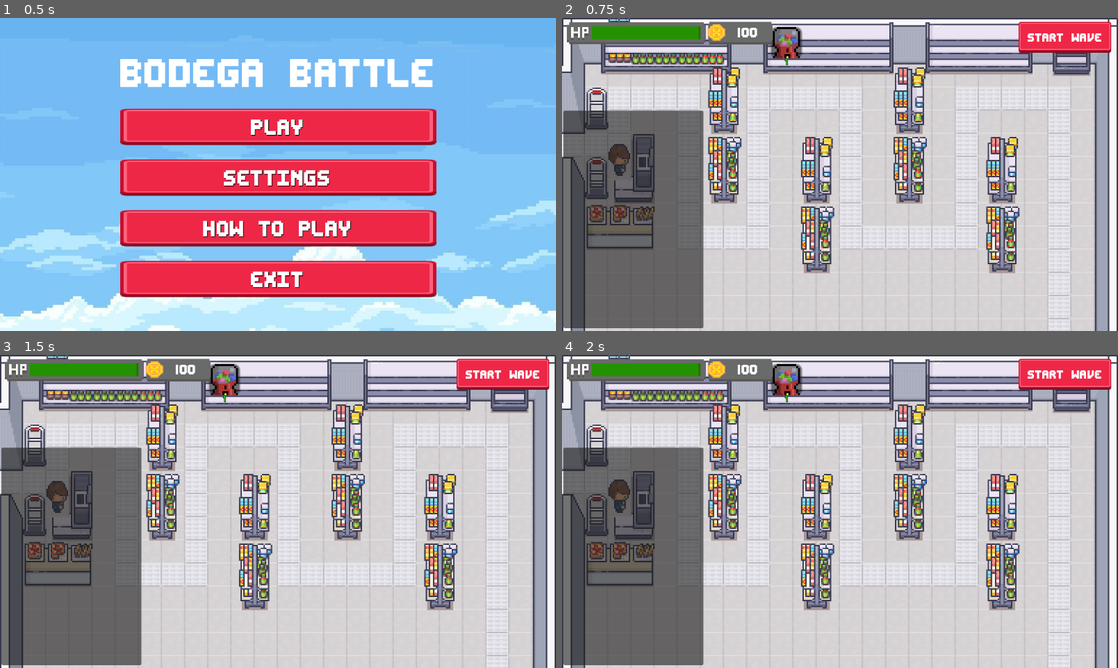
Above: before the commit, frames 1-4 (two rows, left to right).
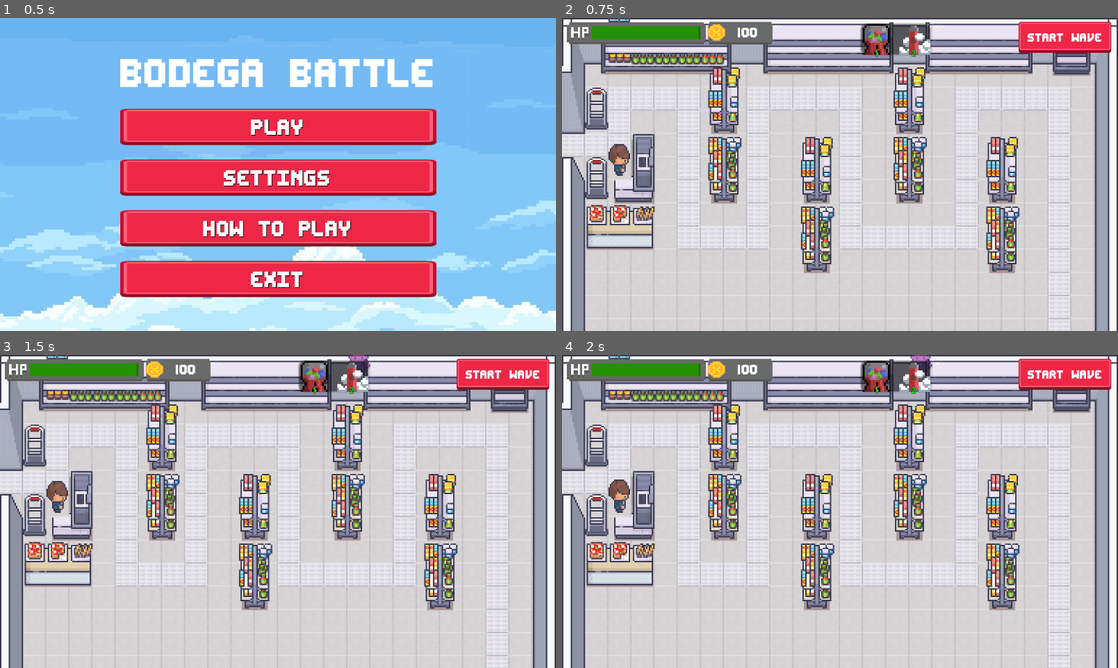
Above: after the commit, the same moments.

Repository: s27459-pj/bodega-battle
Game: Godot game, scene res://scene/scene_handler/scene_handler.tscn
Same seed, same stepped clock (60 frames per second), same inputs: the game is played once before the commit and once after it.
Inputs (mouse positions are in pixels of both pictures, inside the frame that each line leads up to):
- Up to frame 1 (0.5 s): no input
- Up to frame 2 (0.75 s): click "PLAY" at 0.5 s
- Up to frame 3 (1.5 s): click (350, 376) at 1.27 s
- Up to frame 4 (2 s): no input

Frame 1 is identical in both runs. In frame 2, 19% of the frame differs, in the area x 0-67%, y 1-100%; in frame 3, 19%, in the area x 0-67%, y 0-100%; in frame 4, 19%.

Commit message:
New enemy (#37)
* added sprzedawca e-papierosów enemie

* added placement

* updated readme

* changed bullet speed

Diff:
--- a/objects/defences/Ammo.tscn
+++ b/objects/defences/basic-turret/Ammo.tscn
@@ -1,6 +1,6 @@
 [gd_scene load_steps=4 format=3 uid="uid://b8t5wttaarxcv"]
 
-[ext_resource type="Script" uid="uid://b0festkbcgjfp" path="res://objects/defences/ammo.gd" id="1_eu06r"]
+[ext_resource type="Script" uid="uid://b0festkbcgjfp" path="res://objects/defences/basic-turret/ammo.gd" id="1_eu06r"]
 [ext_resource type="Texture2D" uid="uid://dyn7xm152kns2" path="res://assets/sprites/defences/gumball.png" id="2_tesr6"]
 
 [sub_resource type="RectangleShape2D" id="RectangleShape2D_vp2ik"]
--- a/objects/defences/gum-turret.tscn
+++ b/objects/defences/basic-turret/gum-turret.tscn
@@ -1,8 +1,8 @@
 [gd_scene load_steps=4 format=3 uid="uid://c4iiq85v5yxys"]
 
-[ext_resource type="Script" uid="uid://bqefudl30vnyu" path="res://objects/defences/gum_turret-logic.gd" id="1_akpdl"]
+[ext_resource type="Script" uid="uid://bqefudl30vnyu" path="res://objects/defences/basic-turret/gum_turret-logic.gd" id="1_akpdl"]
 [ext_resource type="Texture2D" uid="uid://dyn7xm152kns2" path="res://assets/sprites/defences/gumball.png" id="1_h0vw2"]
-[ext_resource type="PackedScene" uid="uid://b8t5wttaarxcv" path="res://objects/defences/Ammo.tscn" id="2_s3fyw"]
+[ext_resource type="PackedScene" uid="uid://b8t5wttaarxcv" path="res://objects/defences/basic-turret/Ammo.tscn" id="2_s3fyw"]
 
 [node name="Gum-turret" type="Node2D"]
 script = ExtResource("1_akpdl")
--- a/objects/defences/gum_turret-logic.gd
+++ b/objects/defences/basic-turret/gum_turret-logic.gd
@@ -6,7 +6,6 @@
 @export var ammo_scene: PackedScene
 
 var targetPosition : Vector2
-var ammo_path = preload("res://assets/sprites/defences/gumball.png")
 var shoot_timer := 0.0
 var target: Node2D = null
 
@@ -42,7 +41,6 @@
 		if dist < closest_dist:
 			closest = enemy
 			closest_dist = dist
-
 	return closest
 
 
--- /dev/null
+++ b/objects/defences/sprzedawca-e-petów/cigaret.tscn
@@ -0,0 +1,213 @@
+[gd_scene load_steps=29 format=3 uid="uid://cj34p86dndnk7"]
+
+[ext_resource type="Texture2D" uid="uid://bb81fonj5ejc2" path="res://assets/sprites/characters/Bob_idle_anim_16x16.png" id="1_br4qa"]
+[ext_resource type="Script" uid="uid://bqefudl30vnyu" path="res://objects/defences/basic-turret/gum_turret-logic.gd" id="1_o7oma"]
+[ext_resource type="PackedScene" uid="uid://b0ae1u8gg0h43" path="res://objects/defences/sprzedawca-e-petów/smoke.tscn" id="2_qggpk"]
+
+[sub_resource type="AtlasTexture" id="AtlasTexture_o7oma"]
+atlas = ExtResource("1_br4qa")
+region = Rect2(288, 0, 16, 32)
+
+[sub_resource type="AtlasTexture" id="AtlasTexture_qggpk"]
+atlas = ExtResource("1_br4qa")
+region = Rect2(304, 0, 16, 32)
+
+[sub_resource type="AtlasTexture" id="AtlasTexture_l58bt"]
+atlas = ExtResource("1_br4qa")
+region = Rect2(320, 0, 16, 32)
+
+[sub_resource type="AtlasTexture" id="AtlasTexture_pfx0j"]
+atlas = ExtResource("1_br4qa")
+region = Rect2(336, 0, 16, 32)
+
+[sub_resource type="AtlasTexture" id="AtlasTexture_i6tcy"]
+atlas = ExtResource("1_br4qa")
+region = Rect2(352, 0, 16, 32)
+
+[sub_resource type="AtlasTexture" id="AtlasTexture_ylecq"]
+atlas = ExtResource("1_br4qa")
+region = Rect2(368, 0, 16, 32)
+
+[sub_resource type="AtlasTexture" id="AtlasTexture_quvxn"]
+atlas = ExtResource("1_br4qa")
+region = Rect2(192, 0, 16, 32)
+
+[sub_resource type="AtlasTexture" id="AtlasTexture_a1mt6"]
+atlas = ExtResource("1_br4qa")
+region = Rect2(208, 0, 16, 32)
+
+[sub_resource type="AtlasTexture" id="AtlasTexture_jk61a"]
+atlas = ExtResource("1_br4qa")
+region = Rect2(224, 0, 16, 32)
+
+[sub_resource type="AtlasTexture" id="AtlasTexture_jkuat"]
+atlas = ExtResource("1_br4qa")
+region = Rect2(240, 0, 16, 32)
+
+[sub_resource type="AtlasTexture" id="AtlasTexture_mw1i5"]
+atlas = ExtResource("1_br4qa")
+region = Rect2(256, 0, 16, 32)
+
+[sub_resource type="AtlasTexture" id="AtlasTexture_y0cwd"]
+atlas = ExtResource("1_br4qa")
+region = Rect2(272, 0, 16, 32)
+
+[sub_resource type="AtlasTexture" id="AtlasTexture_cvkqn"]
+atlas = ExtResource("1_br4qa")
+region = Rect2(0, 0, 16, 32)
+
+[sub_resource type="AtlasTexture" id="AtlasTexture_3c4ry"]
+atlas = ExtResource("1_br4qa")
+region = Rect2(16, 0, 16, 32)
+
+[sub_resource type="AtlasTexture" id="AtlasTexture_t856i"]
+atlas = ExtResource("1_br4qa")
+region = Rect2(32, 0, 16, 32)
+
+[sub_resource type="AtlasTexture" id="AtlasTexture_n37to"]
+atlas = ExtResource("1_br4qa")
+region = Rect2(48, 0, 16, 32)
+
+[sub_resource type="AtlasTexture" id="AtlasTexture_visrd"]
+atlas = ExtResource("1_br4qa")
+region = Rect2(64, 0, 16, 32)
+
+[sub_resource type="AtlasTexture" id="AtlasTexture_3m4d1"]
+atlas = ExtResource("1_br4qa")
+region = Rect2(80, 0, 16, 32)
+
+[sub_resource type="AtlasTexture" id="AtlasTexture_1qx1j"]
+atlas = ExtResource("1_br4qa")
+region = Rect2(96, 0, 16, 32)
+
+[sub_resource type="AtlasTexture" id="AtlasTexture_1gwi5"]
+atlas = ExtResource("1_br4qa")
+region = Rect2(112, 0, 16, 32)
+
+[sub_resource type="AtlasTexture" id="AtlasTexture_q1ovj"]
+atlas = ExtResource("1_br4qa")
+region = Rect2(128, 0, 16, 32)
+
+[sub_resource type="AtlasTexture" id="AtlasTexture_vd18m"]
+atlas = ExtResource("1_br4qa")
+region = Rect2(144, 0, 16, 32)
+
+[sub_resource type="AtlasTexture" id="AtlasTexture_tpr5l"]
+atlas = ExtResource("1_br4qa")
+region = Rect2(160, 0, 16, 32)
+
+[sub_resource type="AtlasTexture" id="AtlasTexture_08ma4"]
+atlas = ExtResource("1_br4qa")
+region = Rect2(176, 0, 16, 32)
+
+[sub_resource type="SpriteFrames" id="SpriteFrames_oom24"]
+animations = [{
+"frames": [{
+"duration": 1.0,
+"texture": SubResource("AtlasTexture_o7oma")
+}, {
+"duration": 1.0,
+"texture": SubResource("AtlasTexture_qggpk")
+}, {
+"duration": 1.0,
+"texture": SubResource("AtlasTexture_l58bt")
+}, {
+"duration": 1.0,
+"texture": SubResource("AtlasTexture_pfx0j")
+}, {
+"duration": 1.0,
+"texture": SubResource("AtlasTexture_i6tcy")
+}, {
+"duration": 1.0,
+"texture": SubResource("AtlasTexture_ylecq")
+}],
+"loop": true,
+"name": &"idle_down",
+"speed": 5.0
+}, {
+"frames": [{
+"duration": 1.0,
+"texture": SubResource("AtlasTexture_quvxn")
+}, {
+"duration": 1.0,
+"texture": SubResource("AtlasTexture_a1mt6")
+}, {
+"duration": 1.0,
+"texture": SubResource("AtlasTexture_jk61a")
+}, {
+"duration": 1.0,
+"texture": SubResource("AtlasTexture_jkuat")
+}, {
+"duration": 1.0,
+"texture": SubResource("AtlasTexture_mw1i5")
+}, {
+"duration": 1.0,
+"texture": SubResource("AtlasTexture_y0cwd")
+}],
+"loop": true,
+"name": &"idle_left",
+"speed": 5.0
+}, {
+"frames": [{
+"duration": 1.0,
+"texture": SubResource("AtlasTexture_cvkqn")
+}, {
+"duration": 1.0,
+"texture": SubResource("AtlasTexture_3c4ry")
+}, {
+"duration": 1.0,
+"texture": SubResource("AtlasTexture_t856i")
+}, {
+"duration": 1.0,
+"texture": SubResource("AtlasTexture_n37to")
+}, {
+"duration": 1.0,
+"texture": SubResource("AtlasTexture_visrd")
+}, {
+"duration": 1.0,
+"texture": SubResource("AtlasTexture_3m4d1")
+}],
+"loop": true,
+"name": &"idle_right",
+"speed": 5.0
+}, {
+"frames": [{
+"duration": 1.0,
+"texture": SubResource("AtlasTexture_1qx1j")
+}, {
+"duration": 1.0,
+"texture": SubResource("AtlasTexture_1gwi5")
+}, {
+"duration": 1.0,
+"texture": SubResource("AtlasTexture_q1ovj")
+}, {
+"duration": 1.0,
+"texture": SubResource("AtlasTexture_vd18m")
+}, {
+"duration": 1.0,
+"texture": SubResource("AtlasTexture_tpr5l")
+}, {
+"duration": 1.0,
+"texture": SubResource("AtlasTexture_08ma4")
+}],
+"loop": true,
+"name": &"idle_up",
+"speed": 5.0
+}]
+
+[node name="Cigaret" type="Node2D"]
+y_sort_enabled = true
+script = ExtResource("1_o7oma")
+fire_rate = 8.0
+ammo_scene = ExtResource("2_qggpk")
+
+[node name="CharacterBody2D" type="CharacterBody2D" parent="."]
+
+[node name="AnimatedSprite2D" type="AnimatedSprite2D" parent="CharacterBody2D"]
+y_sort_enabled = true
+position = Vector2(-1, -32)
+scale = Vector2(3, 3)
+sprite_frames = SubResource("SpriteFrames_oom24")
+animation = &"idle_down"
+autoplay = "idle_down"
+frame_progress = 0.583011
--- /dev/null
+++ b/objects/defences/sprzedawca-e-petów/smoke.gd
@@ -0,0 +1,38 @@
+extends Node2D
+
+var dir:float
+@export var speed= 50
+@export var hitDelay = 1.0
+@export var lifetime = 4
+
+@onready var attack_delay: Timer = $attackDelay
+@onready var lifetime_t: Timer = $lifetime
+@onready var hitbox: Area2D = $Area2D
+@onready var animation_player: AnimationPlayer = $AnimationPlayer
+
+func _ready() -> void:
+	attack_delay.wait_time = hitDelay
+	lifetime_t.wait_time = lifetime
+	lifetime_t.start()
+
+
+func _physics_process(delta: float) -> void:
+	position += Vector2(speed * delta,0).rotated(dir)
+
+
+func _on_lifetime_timeout() -> void:
+	animation_player.play("die")
+
+func die() -> void:
+	queue_free()
+
+func _on_attack_delay_timeout() -> void:
+	var overlapingBodies = hitbox.get_overlapping_bodies()
+	for e in overlapingBodies:
+		if e.is_in_group("enemies"):
+			if e.has_method("take_damage"):
+				e.take_damage(10)
+
+func _on_animation_player_animation_finished(anim_name: StringName) -> void:
+	if anim_name == "die":
+		queue_free()
--- /dev/null
+++ b/objects/defences/sprzedawca-e-petów/smoke.tscn
@@ -0,0 +1,145 @@
+[gd_scene load_steps=9 format=3 uid="uid://b0ae1u8gg0h43"]
+
+[ext_resource type="Script" uid="uid://tck4vtb0i38s" path="res://objects/defences/sprzedawca-e-petów/smoke.gd" id="1_3rddr"]
+[ext_resource type="Texture2D" uid="uid://vfiav362s1f" path="res://assets/sprites/defences/cloud.png" id="1_uo580"]
+
+[sub_resource type="Gradient" id="Gradient_3rddr"]
+offsets = PackedFloat32Array(0, 0.3, 0.743333, 1)
+colors = PackedColorArray(1, 1, 1, 0, 1, 1, 1, 1, 1, 1, 1, 1, 1, 1, 1, 0)
+
+[sub_resource type="Animation" id="Animation_3rddr"]
+length = 0.001
+tracks/0/type = "value"
+tracks/0/imported = false
+tracks/0/enabled = true
+tracks/0/path = NodePath("Sprite2D:scale")
+tracks/0/interp = 1
+tracks/0/loop_wrap = true
+tracks/0/keys = {
+"times": PackedFloat32Array(0),
+"transitions": PackedFloat32Array(1),
+"update": 0,
+"values": [Vector2(1, 1)]
+}
+tracks/1/type = "value"
+tracks/1/imported = false
+tracks/1/enabled = true
+tracks/1/path = NodePath("Sprite2D:modulate")
+tracks/1/interp = 1
+tracks/1/loop_wrap = true
+tracks/1/keys = {
+"times": PackedFloat32Array(0),
+"transitions": PackedFloat32Array(1),
+"update": 0,
+"values": [Color(1, 1, 1, 1)]
+}
+
+[sub_resource type="Animation" id="Animation_wspg5"]
+resource_name = "die"
+tracks/0/type = "value"
+tracks/0/imported = false
+tracks/0/enabled = true
+tracks/0/path = NodePath("Sprite2D:modulate")
+tracks/0/interp = 1
+tracks/0/loop_wrap = true
+tracks/0/keys = {
+"times": PackedFloat32Array(-0.0333333, 0.966667),
+"transitions": PackedFloat32Array(1, 2.14354),
+"update": 0,
+"values": [Color(1, 1, 1, 1), Color(1, 1, 1, 0)]
+}
+
+[sub_resource type="Animation" id="Animation_uo580"]
+resource_name = "move"
+loop_mode = 1
+tracks/0/type = "value"
+tracks/0/imported = false
+tracks/0/enabled = true
+tracks/0/path = NodePath("Sprite2D:scale")
+tracks/0/interp = 1
+tracks/0/loop_wrap = true
+tracks/0/keys = {
+"times": PackedFloat32Array(-0.0333333, 0.2315),
+"transitions": PackedFloat32Array(1, 0.500001),
+"update": 0,
+"values": [Vector2(1, 1), Vector2(1.1, 1.1)]
+}
+tracks/1/type = "value"
+tracks/1/imported = false
+tracks/1/enabled = true
+tracks/1/path = NodePath("Sprite2D:modulate")
+tracks/1/interp = 1
+tracks/1/loop_wrap = true
+tracks/1/keys = {
+"times": PackedFloat32Array(0, 0.533333),
+"transitions": PackedFloat32Array(0.378929, 0.466516),
+"update": 0,
+"values": [Color(1, 1, 1, 0.839216), Color(1, 1, 1, 1)]
+}
+
+[sub_resource type="AnimationLibrary" id="AnimationLibrary_wspg5"]
+_data = {
+&"RESET": SubResource("Animation_3rddr"),
+&"die": SubResource("Animation_wspg5"),
+&"move": SubResource("Animation_uo580")
+}
+
+[sub_resource type="RectangleShape2D" id="RectangleShape2D_uo580"]
+size = Vector2(26, 26)
+
+[node name="Smoke" type="Node2D"]
+z_index = 1
+scale = Vector2(3, 3)
+script = ExtResource("1_3rddr")
+hitDelay = 0.1
+lifetime = 10
+
+[node name="attackDelay" type="Timer" parent="."]
+process_callback = 0
+autostart = true
+
+[node name="CPUParticles2D" type="CPUParticles2D" parent="."]
+position = Vector2(0.945208, 0)
+scale = Vector2(0.945208, 0.945208)
+amount = 6
+texture = ExtResource("1_uo580")
+lifetime = 1.5
+explosiveness = 0.39
+randomness = 0.36
+lifetime_randomness = 0.12
+emission_shape = 2
+emission_sphere_radius = 12.71
+direction = Vector2(0, 0)
+spread = 180.0
+gravity = Vector2(0, 0)
+initial_velocity_min = 2.5
+initial_velocity_max = 5.0
+angular_velocity_max = 10.0
+radial_accel_min = 16.84
+radial_accel_max = 35.02
+damping_min = 1.7
+damping_max = 1.7
+scale_amount_max = 1.5
+color_ramp = SubResource("Gradient_3rddr")
+anim_speed_max = 28.85
+
+[node name="Sprite2D" type="Sprite2D" parent="."]
+texture = ExtResource("1_uo580")
+
+[node name="AnimationPlayer" type="AnimationPlayer" parent="."]
+libraries = {
+&"": SubResource("AnimationLibrary_wspg5")
+}
+autoplay = "move"
+
+[node name="Area2D" type="Area2D" parent="."]
+
+[node name="CollisionShape2D" type="CollisionShape2D" parent="Area2D"]
+shape = SubResource("RectangleShape2D_uo580")
+
+[node name="lifetime" type="Timer" parent="."]
+process_callback = 0
+
+[connection signal="timeout" from="attackDelay" to="." method="_on_attack_delay_timeout"]
+[connection signal="animation_finished" from="AnimationPlayer" to="." method="_on_animation_player_animation_finished"]
+[connection signal="timeout" from="lifetime" to="." method="_on_lifetime_timeout"]
--- /dev/null
+++ b/objects/defences/sprzedawca-e-petów/turn_sprite.gd
@@ -0,0 +1,30 @@
+extends AnimatedSprite2D
+
+var detection_radius = 500
+
+func _physics_process(delta: float) -> void:
+	var enemie = get_closest_enemy()
+	if enemie != null:
+		var dir = to_local(enemie.global_transform.origin).normalized() #direction to enemy
+		if dir.y > 0:
+			print("is in front")
+		else:
+			print("is behind")
+		if dir.x > 0:
+			print("is right")
+		else:
+			print("is left")
+
+func get_closest_enemy():
+	var enemies = get_tree().get_nodes_in_group("enemies")
+	var closest = null
+	var closest_dist = detection_radius
+
+	for enemy in enemies:
+		if not enemy.has_method("get_global_position") and not ("global_position" in enemy):
+			continue
+		var dist = global_position.distance_to(enemy.global_position)
+		if dist < closest_dist:
+			closest = enemy
+			closest_dist = dist
+	return closest
--- a/objects/ui/prep_phase_ui/prep_phase_ui.gd
+++ b/objects/ui/prep_phase_ui/prep_phase_ui.gd
@@ -1,7 +1,6 @@
 extends Control
 
 @onready var start_wave_button = $StartWave
-@onready var shop_label = $ShopPanel
 @onready var money_label = $MoneyLabel
 
 func _ready():
@@ -15,8 +14,6 @@
 
 func show_prep_ui():
 	start_wave_button.visible = true
-	shop_label.visible = true
 
 func hide_prep_ui():
 	start_wave_button.visible = false
-	shop_label.visible = false
--- a/objects/ui/prep_phase_ui/prep_phase_ui.tscn
+++ b/objects/ui/prep_phase_ui/prep_phase_ui.tscn
@@ -57,10 +57,3 @@
 position = Vector2(-44, 16)
 scale = Vector2(0.0174442, 0.0164516)
 texture = ExtResource("3_7ehl6")
-
-[node name="ShopPanel" type="Panel" parent="."]
-layout_mode = 0
-offset_left = 3.0
-offset_top = 192.0
-offset_right = 293.0
-offset_bottom = 642.0
--- a/objects/ui/tower_placement/ui_tower_placement.gd
+++ b/objects/ui/tower_placement/ui_tower_placement.gd
@@ -12,7 +12,9 @@
 # Where we're building the tower
 var build_location: Vector2
 
-var gum_turret_scene: PackedScene = load("res://objects/defences/gum-turret.tscn")
+var gum_turret_scene: PackedScene = load("res://objects/defences/basic-turret/gum-turret.tscn")
+var vape_turret_scene: PackedScene = load("res://objects/defences/sprzedawca-e-petów/cigaret.tscn")
+
 var buildable_spots_tilemap: TileMapLayer
 
 
@@ -36,6 +38,8 @@
 		if Input.is_action_just_pressed("ui_tower_start_build"):
 			if Input.is_key_pressed(KEY_1):
 				initiate_build_mode(gum_turret_scene)
+			if Input.is_key_pressed(KEY_2):
+				initiate_build_mode(vape_turret_scene)
 			# NOTE: Add more tower shortcuts from:
 			#       Project Settings >Input Map > ui_tower_start_build
 
@@ -43,6 +47,8 @@
 func _on_gum_turret_button_pressed() -> void:
 	initiate_build_mode(gum_turret_scene)
 
+func _on_vape_turret_button_pressed() -> void:
+	initiate_build_mode(vape_turret_scene)
 
 func initiate_build_mode(scene: PackedScene) -> void:
 	if build_mode:
@@ -83,7 +89,7 @@
 
 	# TODO: Check if enough cash
 
-	var new_tower: Node2D = gum_turret_scene.instantiate()
+	var new_tower: Node2D = building_scene.instantiate()
 	new_tower.position = build_location
 	var turret_container: Node2D = level.get_node("Turrets")
 	turret_container.add_child(new_tower, true)
--- a/objects/ui/tower_placement/ui_tower_placement.tscn
+++ b/objects/ui/tower_placement/ui_tower_placement.tscn
@@ -1,7 +1,8 @@
-[gd_scene load_steps=3 format=3 uid="uid://c8qbv1nyqanfh"]
+[gd_scene load_steps=4 format=3 uid="uid://c8qbv1nyqanfh"]
 
 [ext_resource type="Texture2D" uid="uid://dyn7xm152kns2" path="res://assets/sprites/defences/gumball.png" id="1_71j57"]
 [ext_resource type="Script" uid="uid://ctfacorwqq5sm" path="res://objects/ui/tower_placement/ui_tower_placement.gd" id="1_wdltr"]
+[ext_resource type="Texture2D" uid="uid://y8x45fg7t2q2" path="res://assets/sprites/defences/buch.png" id="3_vy1mm"]
 
 [node name="UITowerPlacement" type="Node2D"]
 script = ExtResource("1_wdltr")
@@ -18,7 +19,7 @@
 grow_vertical = 2
 scale = Vector2(4, 4)
 
-[node name="VBoxContainer" type="VBoxContainer" parent="PanelContainer"]
+[node name="VBoxContainer" type="HBoxContainer" parent="PanelContainer"]
 layout_mode = 2
 
 [node name="GumTurretButton" type="TextureButton" parent="PanelContainer/VBoxContainer"]
@@ -26,11 +27,28 @@
 size_flags_horizontal = 4
 texture_normal = ExtResource("1_71j57")
 
-[node name="RichTextLabel" type="RichTextLabel" parent="."]
-offset_left = 28.0
-offset_top = 60.0
-offset_right = 37.0
-offset_bottom = 83.0
+[node name="VapeTurretButton" type="TextureButton" parent="PanelContainer/VBoxContainer"]
+layout_mode = 2
+size_flags_horizontal = 4
+texture_normal = ExtResource("3_vy1mm")
+
+[node name="RichTextLabel_2" type="RichTextLabel" parent="."]
+offset_left = 95.0
+offset_top = 49.0
+offset_right = 104.0
+offset_bottom = 72.0
+size_flags_vertical = 0
+theme_override_colors/default_color = Color(0.121569, 1, 0, 1)
+theme_override_colors/font_outline_color = Color(0.165656, 0.165656, 0.165656, 1)
+theme_override_constants/outline_size = 4
+text = "2"
+fit_content = true
+
+[node name="RichTextLabel_1" type="RichTextLabel" parent="."]
+offset_left = 18.0
+offset_top = 49.0
+offset_right = 27.0
+offset_bottom = 72.0
 size_flags_vertical = 0
 theme_override_colors/default_color = Color(0.121569, 1, 0, 1)
 theme_override_colors/font_outline_color = Color(0.165656, 0.165656, 0.165656, 1)
@@ -39,3 +57,4 @@
 fit_content = true
 
 [connection signal="pressed" from="PanelContainer/VBoxContainer/GumTurretButton" to="." method="_on_gum_turret_button_pressed"]
+[connection signal="pressed" from="PanelContainer/VBoxContainer/VapeTurretButton" to="." method="_on_vape_turret_button_pressed"]
--- a/project.godot
+++ b/project.godot
@@ -49,6 +49,7 @@
 ui_tower_start_build={
 "deadzone": 0.2,
 "events": [Object(InputEventKey,"resource_local_to_scene":false,"resource_name":"","device":0,"window_id":0,"alt_presse …(189 unchanged characters)…
+, Object(InputEventKey,"resource_local_to_scene":false,"resource_name":"","device":-1,"window_id":0,"alt_pressed":false,"shift_pressed":false,"ctrl_pressed":false,"meta_pressed":false,"pressed":false,"keycode":0,"physical_keycode":50,"key_label":0,"unicode":50,"location":0,"echo":false,"script":null)
 ]
 }
 
--- a/scene/level_main/GameScene.tscn
+++ b/scene/level_main/GameScene.tscn
@@ -20,13 +20,13 @@
 scale = Vector2(1.5, 1.5)
 game_scene = NodePath("../..")
 
+[node name="Prep_phase_UI" parent="UI" instance=ExtResource("7_jiwvr")]
+
 [node name="TowerPlacementOverlay" parent="UI" instance=ExtResource("5_yl6u3")]
 
 [node name="TowerPlacement" parent="UI" node_paths=PackedStringArray("overlay", "level") instance=ExtResource("5_ylvg0")]
-position = Vector2(433, 19)
+position = Vector2(629, 12)
 overlay = NodePath("../TowerPlacementOverlay")
 level = NodePath("../../LevelMain")
 
 [node name="PauseMenu" parent="UI" instance=ExtResource("3_nn7n3")]
-
-[node name="Prep_phase_UI" parent="UI" instance=ExtResource("7_jiwvr")]
--- a/scene/level_main/level_main.tscn
+++ b/scene/level_main/level_main.tscn
@@ -1666,6 +1666,7 @@
 tile_set = SubResource("TileSet_2i4km")
 
 [node name="Turrets" type="Node2D" parent="."]
+y_sort_enabled = true
 
 [node name="Enemy-path" type="Path2D" parent="."]
 curve = SubResource("Curve2D_voubo")
Binary file added: assets/sprites/characters/Bob_idle_anim_16x16.png
Not shown, added: assets/sprites/characters/Bob_idle_anim_16x16.png.import
Binary file added: assets/sprites/defences/buch.png
Not shown, added: assets/sprites/defences/buch.png.import
Binary file added: assets/sprites/defences/cloud.png
Not shown, added: assets/sprites/defences/cloud.png.import
Renamed: objects/defences/ammo.gd -> objects/defences/basic-turret/ammo.gd
Renamed: objects/defences/ammo.gd.uid -> objects/defences/basic-turret/ammo.gd.uid
Renamed: objects/defences/gum_turret-logic.gd.uid -> objects/defences/basic-turret/gum_turret-logic.gd.uid
Not shown, added: objects/defences/sprzedawca-e-petów/smoke.gd.uid
Not shown, added: objects/defences/sprzedawca-e-petów/turn_sprite.gd.uid
